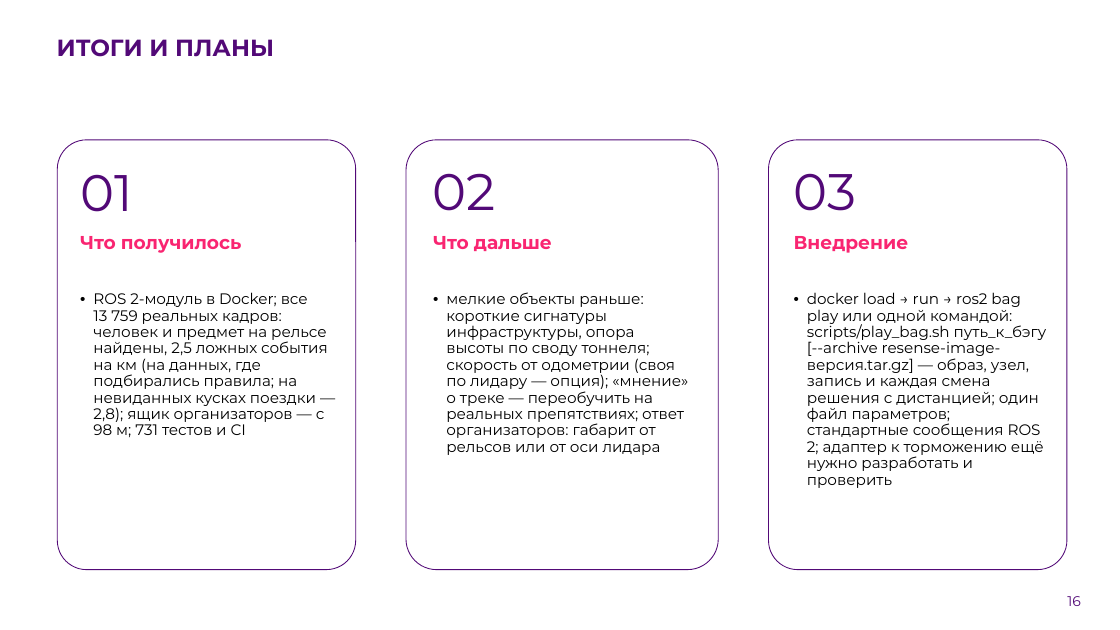
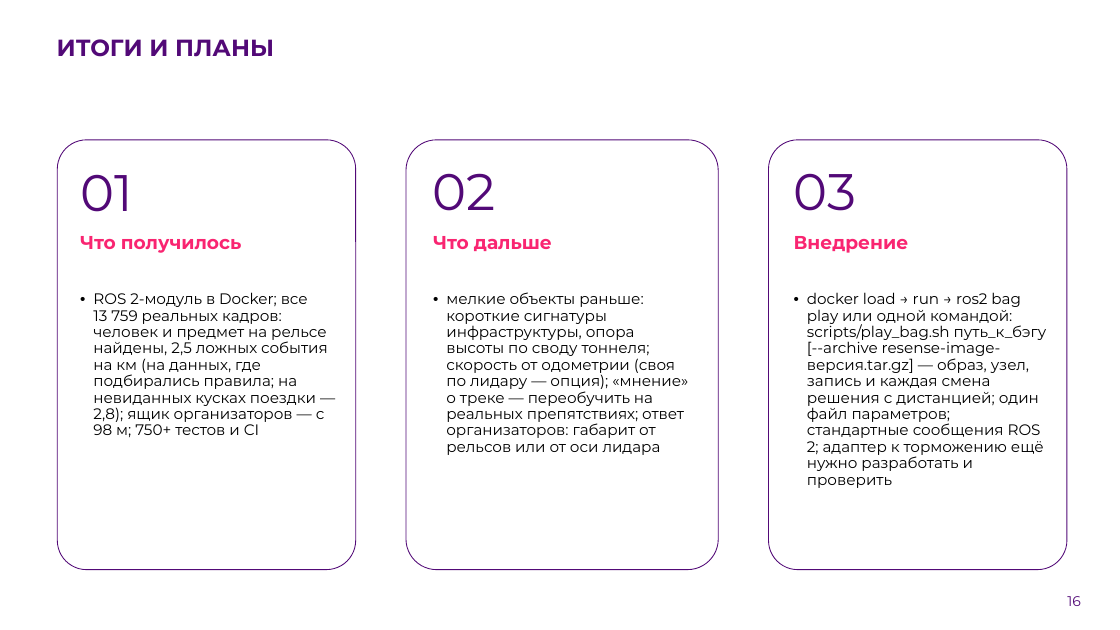
Before and after one commit to pmixay/ReSense, a slide deck: slide 16 of docs/presentation/ReSense_LCT2026.pptx. Drawn at 1120x630 pixels with LibreOffice and Linux fonts; fonts in the diff are those of the drawing; background and template pictures are left out. Boxes give left, top, right and bottom in pixels: in the first picture for what was removed or moved away, otherwise in the second. Text is boxed around its words. In the diff, an @@ line names an element or a change of style, - is before the commit and + after.

```diff
--- a/docs/presentation/ReSense_LCT2026.pptx
+++ b/docs/presentation/ReSense_LCT2026.pptx
@@ text at [93, 292, 328, 437]: text changed @@
-• ROS 2-модуль в Docker; все 13 759 реальных кадров: человек и предмет на рельсе найдены, 2,5 ложных события на км (на данных, где подбирались правила; на невиданных кусках поездки — 2,8); ящик организаторов — с 98 м; 731 тестов и CI
+• ROS 2-модуль в Docker; все 13 759 реальных кадров: человек и предмет на рельсе найдены, 2,5 ложных события на км (на данных, где подбирались правила; на невиданных кусках поездки — 2,8); ящик организаторов — с 98 м; 750+ тестов и CI
```
Also in this commit, not shown: 8 other slides changed, 6 other files.
